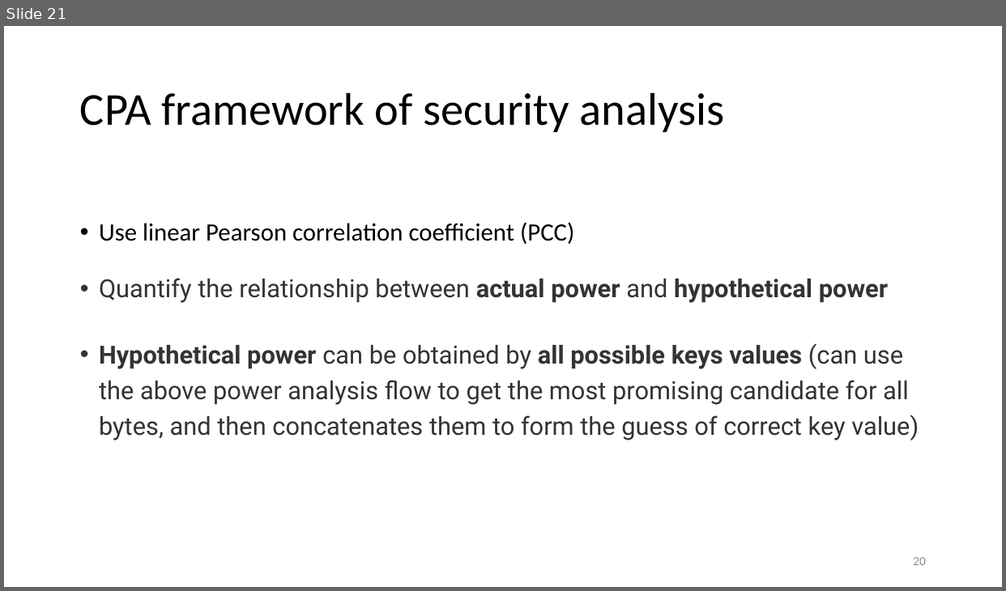
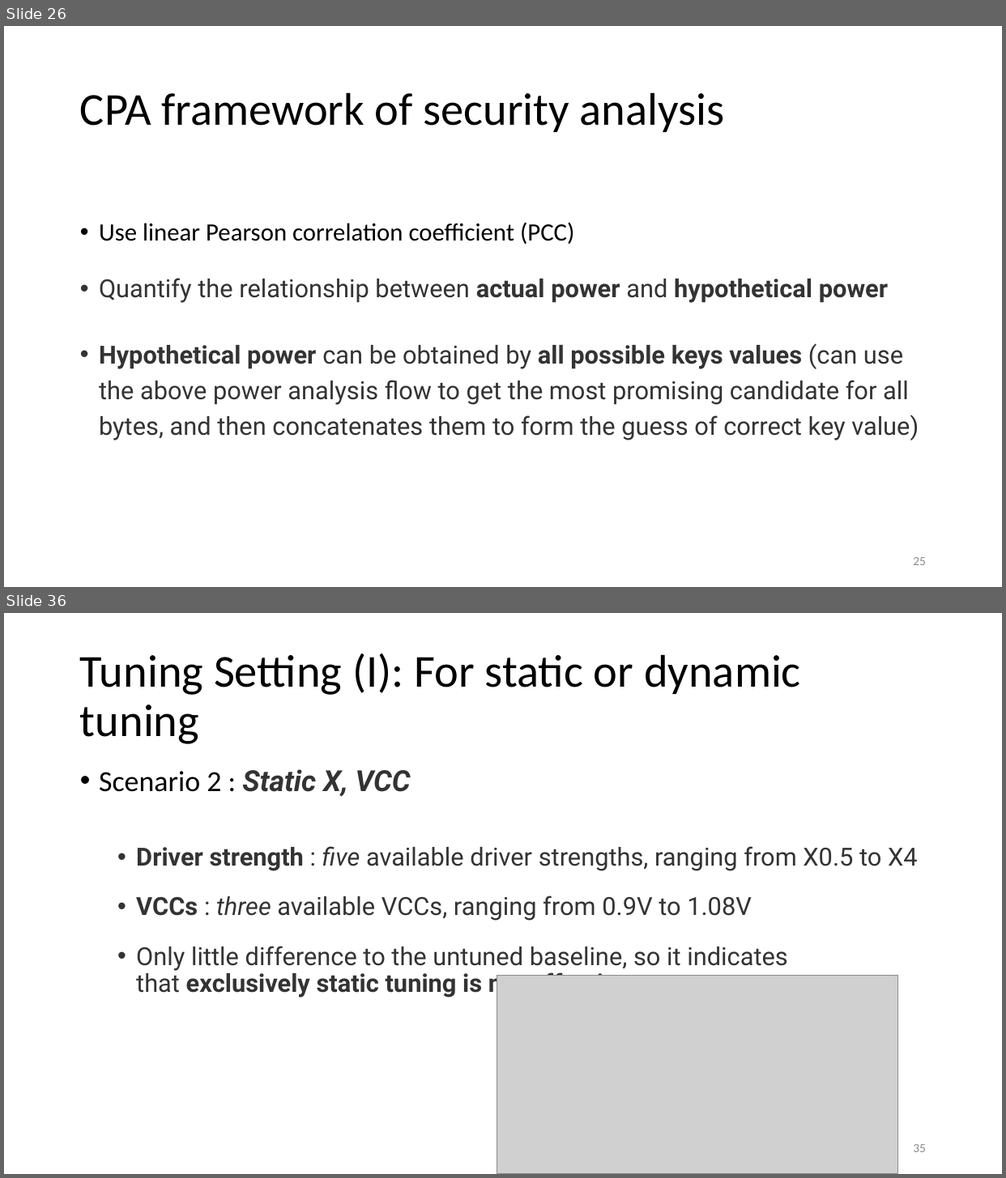
Before and after one commit to Pacific-Feng-Studuies/Studied-Papers, a slide deck: GM/X-Volt Joint Tuning of Driver Strengths and Supply Voltages/X-Volt Joint Tuning of Driver Strengths and Supply Voltages.pptx. Shown one above the other, each under a label of ours: slide 21 before the commit, slides 26 and 36 after it; the slides between them are not shown. The pictures are 1006x591 and 1006x1178 pixels, drawn with LibreOffice and Linux fonts; fonts in the diff are those of the drawing; grey boxes stand for pictures. Boxes give left, top, right and bottom in pixels: in the first picture for what was removed or moved away, otherwise in the second. Text is boxed around its words. In the diff, an @@ line names an element or a change of style, - is before the commit and + after.

```diff
--- a/GM/X-Volt Joint Tuning of Driver Strengths and Supply Voltages/X-Volt Joint Tuning of Driver Strengths and Supply Voltages.pptx
+++ b/GM/X-Volt Joint Tuning of Driver Strengths and Supply Voltages/X-Volt Joint Tuning of Driver Strengths and Supply Voltages.pptx
@@ slide 36 added at (4, 613, 1002, 1174), background #FFFFFF @@
@@ title added at (80, 653, 801, 744), 44 pt, text #000000 @@
+Tuning Setting (I): For static or dynamic tuning
@@ text added at (99, 769, 918, 999), 24 pt, text #333333 @@
+• Scenario 2 : Static X, VCC
+  • Driver strength : five available driver strengths, ranging from X0.5 to X4
+  • VCCs : three available VCCs, ranging from 0.9V to 1.08V
+  • Only little difference to the untuned baseline, so it indicates that exclusively static tuning is not effective
@@ picture added at (497, 975, 898, 1174) @@
@@ page number added at (913, 1144, 926, 1152), 12 pt, text #8C8C8C @@
+35
@@ what was slide 21 is now slide 26 @@
@@ page number at (913, 557, 926, 565): text changed @@
-20
+25
```
Also in this commit, not shown: 5 slides changed, 32 other slides added.
